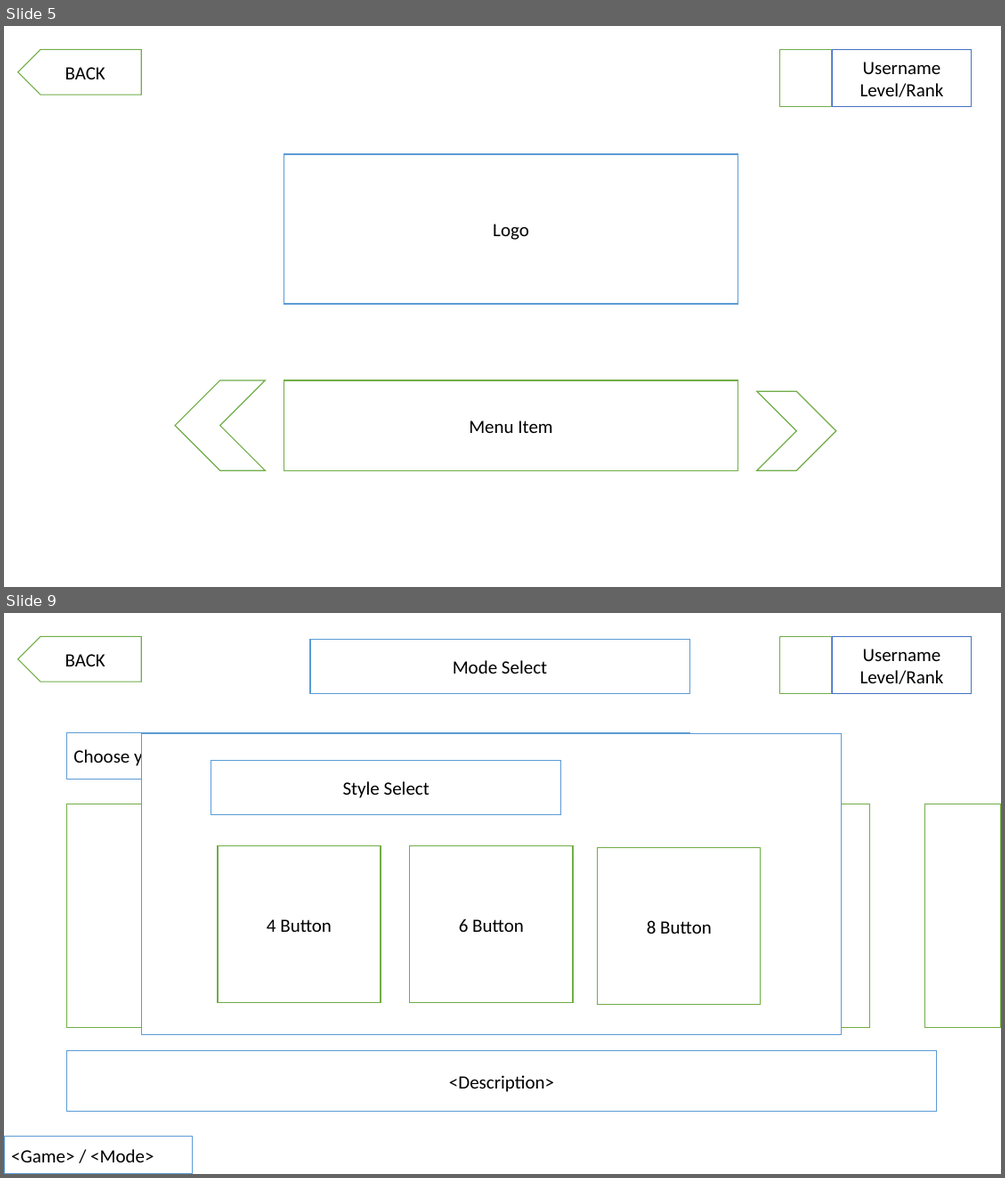
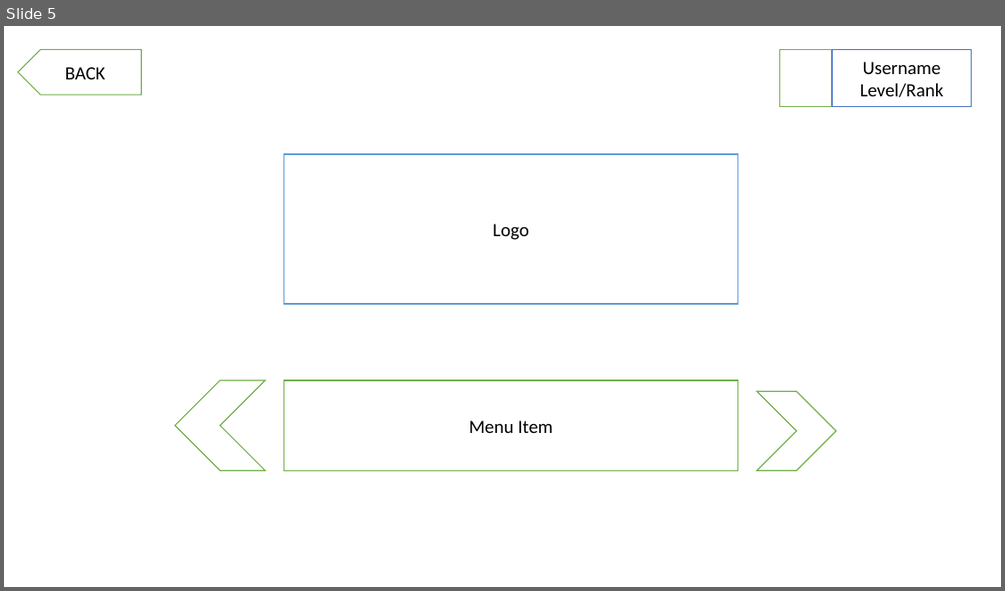
Before and after one commit to Ikeiwa/beats2, a slide deck: beats2/Docs/Beats2 - Design Spec.pptx. Shown one above the other, each under a label of ours: slides 5 and 9 before the commit, slide 5 after it; the slides between them are not shown. The pictures are 1005x1178 and 1005x591 pixels, drawn with LibreOffice and Linux fonts; fonts in the diff are those of the drawing. Boxes give left, top, right and bottom in pixels: in the first picture for what was removed or moved away, otherwise in the second. Text is boxed around its words. In the diff, an @@ line names an element or a change of style, - is before the commit and + after.

```diff
--- a/beats2/Docs/Beats2 - Design Spec.pptx
+++ b/beats2/Docs/Beats2 - Design Spec.pptx
@@ slide 9 removed at <box>4,613,1001,1174</box>, background #FFFFFF @@
@@ pentagon arrow removed at <box>18,636,142,681</box> @@
-BACK
@@ rectangle removed at <box>310,639,689,694</box> @@
-Mode Select
@@ rectangle removed at <box>780,636,832,693</box> @@
@@ rectangle removed at <box>833,636,971,693</box> @@
-Username
-Level/Rank
@@ rectangle removed at <box>67,732,689,779</box> @@
-Choose your playstyle and difficulty level
@@ rectangle removed at <box>142,733,841,1034</box> @@
@@ rectangle removed at <box>211,761,561,815</box> @@
-Style Select
@@ rectangle removed at <box>67,803,297,1027</box> @@
@@ rectangle removed at <box>639,803,869,1027</box> @@
-Knit
@@ rectangle removed at <box>925,803,1001,1027</box> @@
@@ rectangle removed at <box>218,846,380,1003</box> @@
-4 Button
@@ rectangle removed at <box>410,846,573,1003</box> @@
-6 Button
@@ rectangle removed at <box>598,848,760,1004</box> @@
-8 Button
@@ rectangle removed at <box>67,1051,938,1111</box> @@
-<Description>
@@ rectangle removed at <box>4,1136,193,1174</box> @@
-<Game> / <Mode>
```
Also in this commit, not shown: 18 slides changed, 5 other slides removed, 7 other files.
